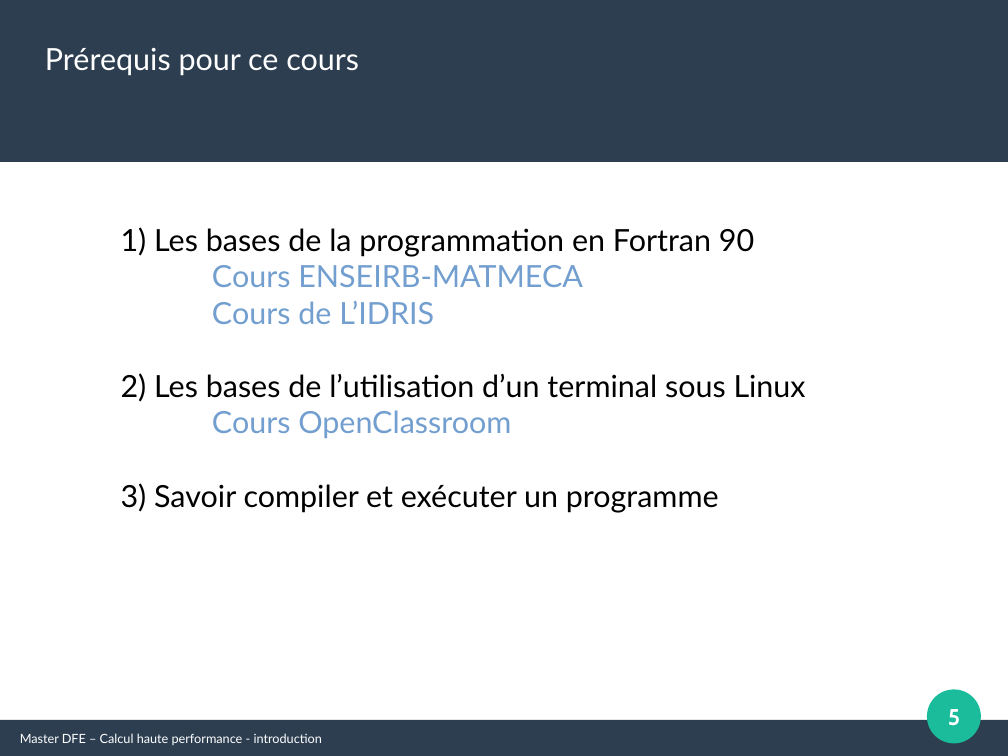
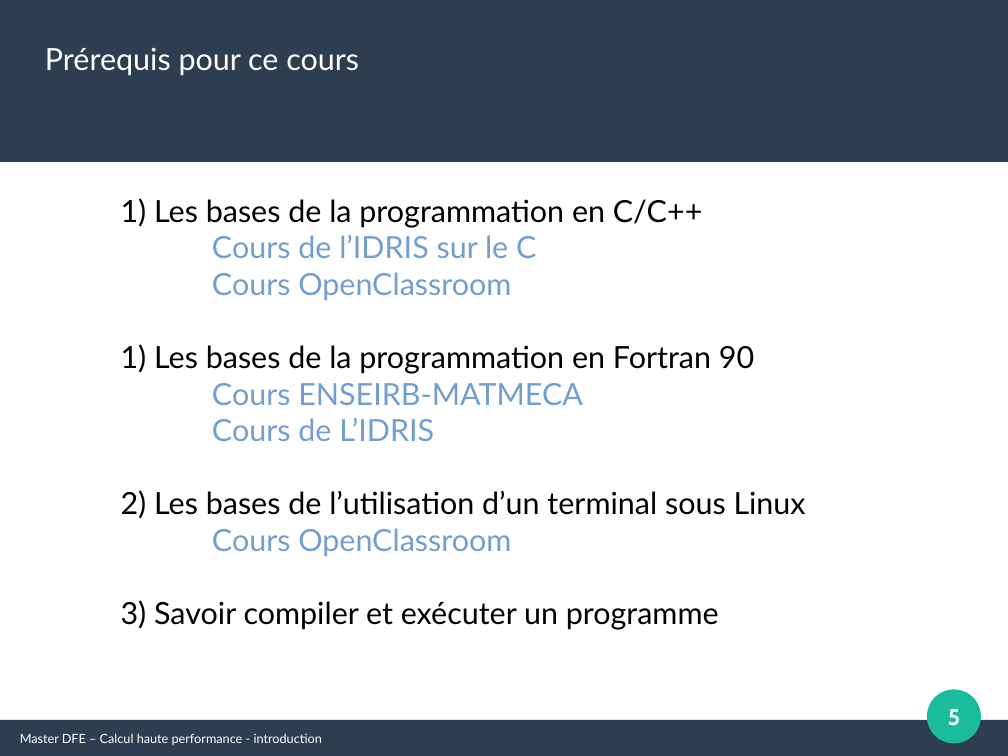
Before and after one commit to Maison-de-la-Simulation/HPC-DFE-Paris-Saclay, a slide deck: slide 5 of support/Introduction_HPC.odp. Drawn at 1008x756 pixels with LibreOffice and Linux fonts; fonts in the diff are those of the drawing. Boxes give left, top, right and bottom in pixels: in the first picture for what was removed or moved away, otherwise in the second. Text is boxed around its words. In the diff, an @@ line names an element or a change of style, - is before the commit and + after.

```diff
--- a/support/Introduction_HPC.odp
+++ b/support/Introduction_HPC.odp
@@ text "1) Les bases de la ...": place and size @@
-text "1) Les bases de la ..." at [121,227,806,513]
+text "1) Les bases de la ..." at [121,198,806,630]
@@ text at [121,198,703,300]: paragraphs added @@
+1) Les bases de la programmation en C/C++
+Cours de l’IDRIS sur le C
+Cours OpenClassroom
```
Also in this commit, not shown: 35 other slides changed, 4 slides added, 1 other file.
